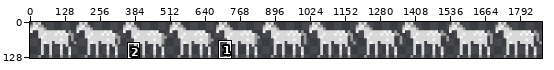
File history of a sprite sheet, patterns/horse.png. Above: a wide view before the commit, with the close-up outlined.
Close-up. As it was:
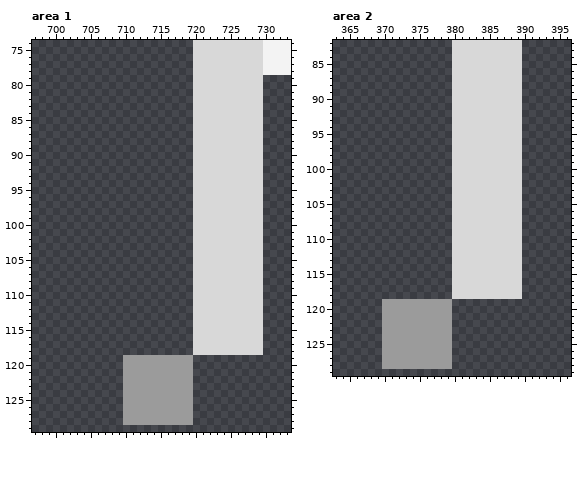
The file is 1870x130 pixels. Shown: area 1: x 697..733, y 74..129; area 2: x 363..396, y 82..129. The commit also changed other parts of the picture, which this record leaves out.
After the commit:
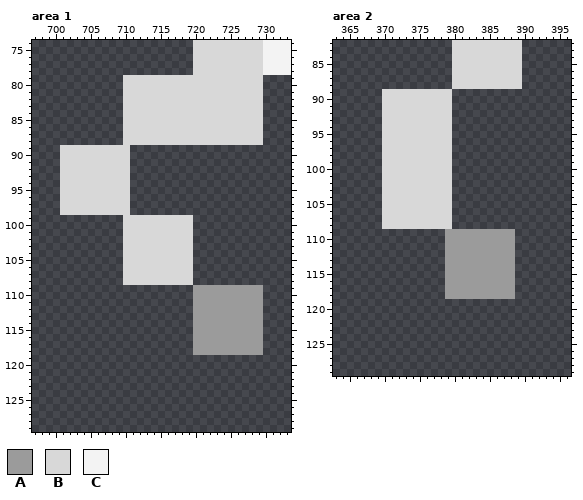
Palette (. is transparent): A #9b9b9b  B #d8d8d8  C #f3f3f3
Changes in this commit:
Changed rows in their new state; - is an unchanged pixel.
Area 1:
first column x 701:
 79 ---------BBBBBBBBBB----------
 80 ---------BBBBBBBBBB----------
 81 ---------BBBBBBBBBB----------
 82 ---------BBBBBBBBBB----------
 83 ---------BBBBBBBBBB----------
 84 ---------BBBBBBBBBB----------
 85 ---------BBBBBBBBBB----------
 86 ---------BBBBBBBBBB----------
 87 ---------BBBBBBBBBB----------
 88 ---------BBBBBBBBBB----------
 89 BBBBBBBBBB---------..........
 90 BBBBBBBBBB---------..........
 91 BBBBBBBBBB---------..........
 92 BBBBBBBBBB---------..........
 93 BBBBBBBBBB---------..........
 94 BBBBBBBBBB---------..........
 95 BBBBBBBBBB---------..........
 96 BBBBBBBBBB---------..........
 97 BBBBBBBBBB---------..........
 98 BBBBBBBBBB---------..........
 99 ---------BBBBBBBBBB..........
100 ---------BBBBBBBBBB..........
101 ---------BBBBBBBBBB..........
102 ---------BBBBBBBBBB..........
103 ---------BBBBBBBBBB..........
104 ---------BBBBBBBBBB..........
105 ---------BBBBBBBBBB..........
106 ---------BBBBBBBBBB..........
107 ---------BBBBBBBBBB..........
108 ---------BBBBBBBBBB..........
109 -------------------AAAAAAAAAA
110 -------------------AAAAAAAAAA
111 -------------------AAAAAAAAAA
112 -------------------AAAAAAAAAA
113 -------------------AAAAAAAAAA
114 -------------------AAAAAAAAAA
115 -------------------AAAAAAAAAA
116 -------------------AAAAAAAAAA
117 -------------------AAAAAAAAAA
118 -------------------AAAAAAAAAA
119 ---------..........----------
120 ---------..........----------
121 ---------..........----------
122 ---------..........----------
123 ---------..........----------
124 ---------..........----------
125 ---------..........----------
126 ---------..........----------
127 ---------..........----------
128 ---------..........----------
Area 2:
first column x 370:
 89 BBBBBBBBBB..........
 90 BBBBBBBBBB..........
 91 BBBBBBBBBB..........
 92 BBBBBBBBBB..........
 93 BBBBBBBBBB..........
 94 BBBBBBBBBB..........
 95 BBBBBBBBBB..........
 96 BBBBBBBBBB..........
 97 BBBBBBBBBB..........
 98 BBBBBBBBBB..........
 99 BBBBBBBBBB..........
100 BBBBBBBBBB..........
101 BBBBBBBBBB..........
102 BBBBBBBBBB..........
103 BBBBBBBBBB..........
104 BBBBBBBBBB..........
105 BBBBBBBBBB..........
106 BBBBBBBBBB..........
107 BBBBBBBBBB..........
108 BBBBBBBBBB..........
109 ---------AAAAAAAAAA.
110 ---------AAAAAAAAAA.
111 ---------AAAAAAAAAA.
112 ---------AAAAAAAAAA.
113 ---------AAAAAAAAAA.
114 ---------AAAAAAAAAA.
115 ---------AAAAAAAAAA.
116 ---------AAAAAAAAAA.
117 ---------AAAAAAAAAA.
118 ---------AAAAAAAAAA.
119 ..........----------
120 ..........----------
121 ..........----------
122 ..........----------
123 ..........----------
124 ..........----------
125 ..........----------
126 ..........----------
127 ..........----------
128 ..........----------
Pixel boxes of the changes (left, top, right, bottom) in both close-ups:
changed: (60, 75, 263, 425)
changed: (382, 89, 522, 369)
